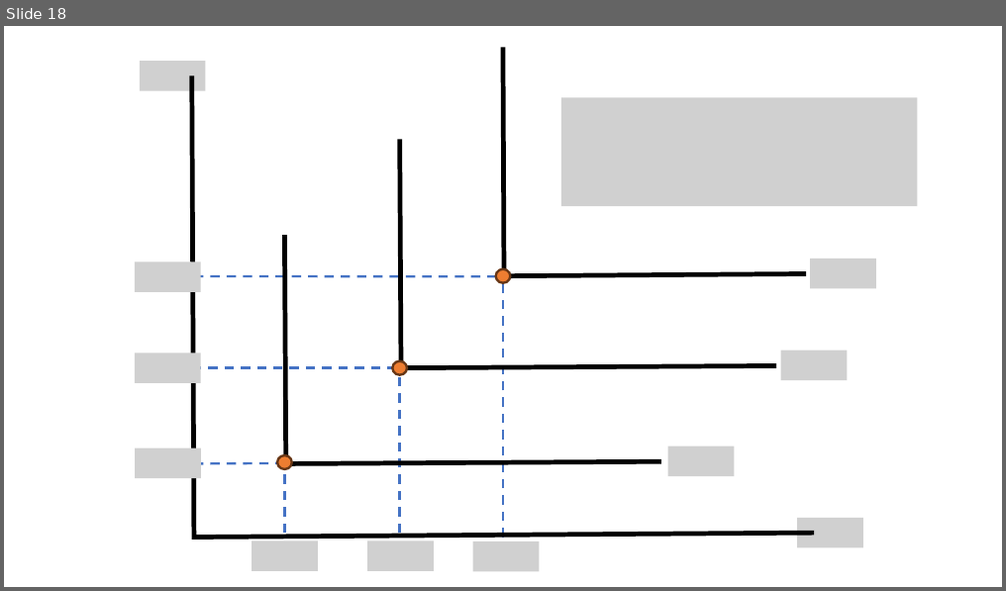
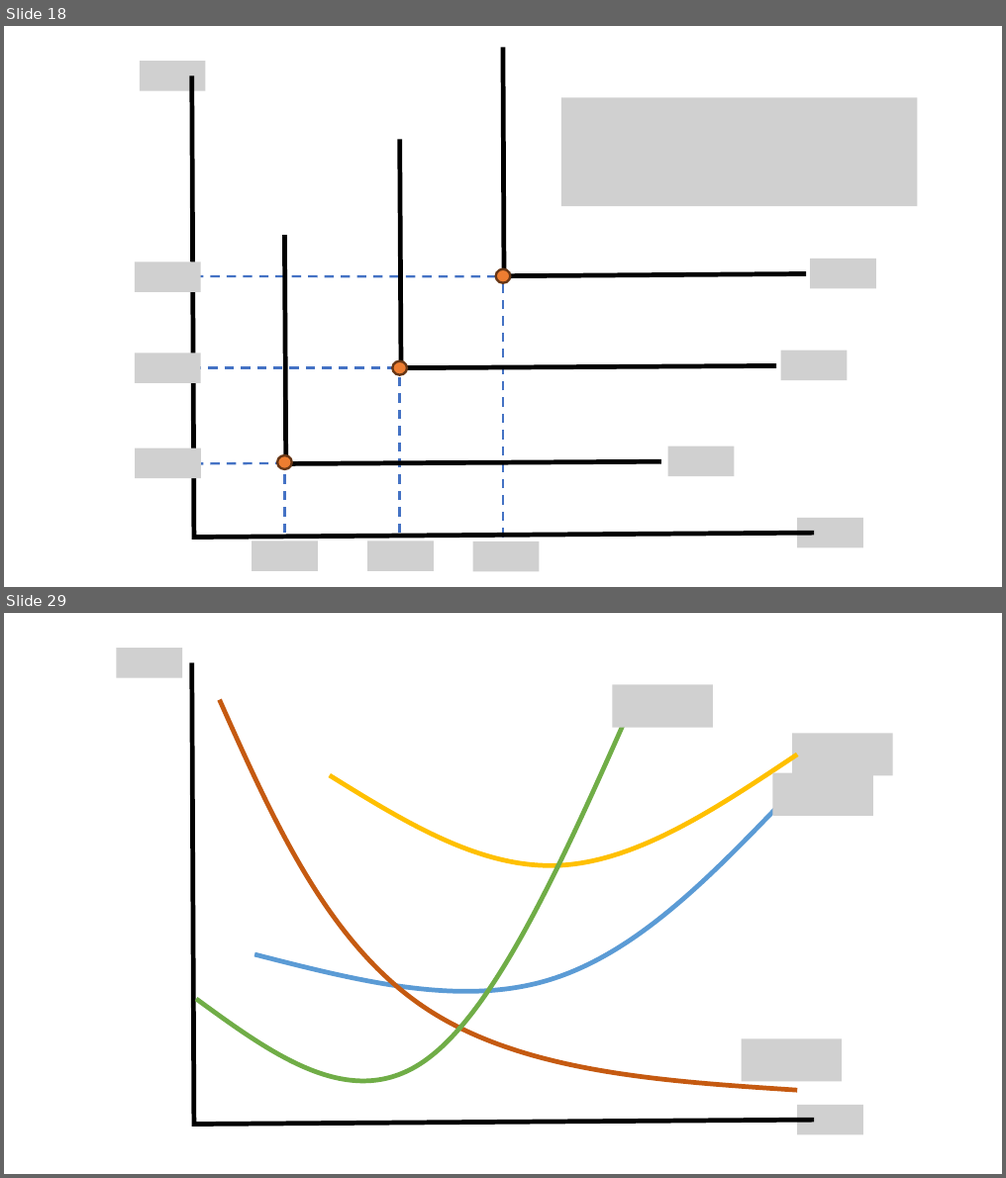
Before and after one commit to jrojas1003/EC-311, a slide deck: Slides/graph-maker.pptx. Shown one above the other, each under a label of ours: slide 18 before the commit, slides 18 and 29 after it; the slides between them are not shown. The pictures are 1006x591 and 1006x1178 pixels, drawn with LibreOffice and Linux fonts; fonts in the diff are those of the drawing; grey boxes stand for pictures. Boxes give left, top, right and bottom in pixels: in the first picture for what was removed or moved away, otherwise in the second. Text is boxed around its words. In the diff, an @@ line names an element or a change of style, - is before the commit and + after.

```diff
--- a/Slides/graph-maker.pptx
+++ b/Slides/graph-maker.pptx
@@ slide 29 added at (4,613,1002,1174), background #FFFFFF @@
@@ picture added at (116,649,182,678) @@
@@ freeform shape added at (192,663,814,1125), outline #000000 4.5 pt @@
@@ freeform shape added at (220,700,798,1090), outline #C55A11 4.5 pt @@
@@ picture added at (613,685,713,728) @@
@@ freeform shape added at (196,707,632,1081), outline #70AD47 4.5 pt @@
@@ freeform shape added at (330,755,798,866), outline #FFC000 4.5 pt @@
@@ picture added at (792,733,893,775) @@
@@ picture added at (773,773,873,816) @@
@@ freeform shape added at (254,798,787,992), outline #5B9BD5 4.5 pt @@
@@ picture added at (742,1039,842,1081) @@
@@ picture added at (798,1105,863,1135) @@
```
Also in this commit, not shown: 11 other slides added.
